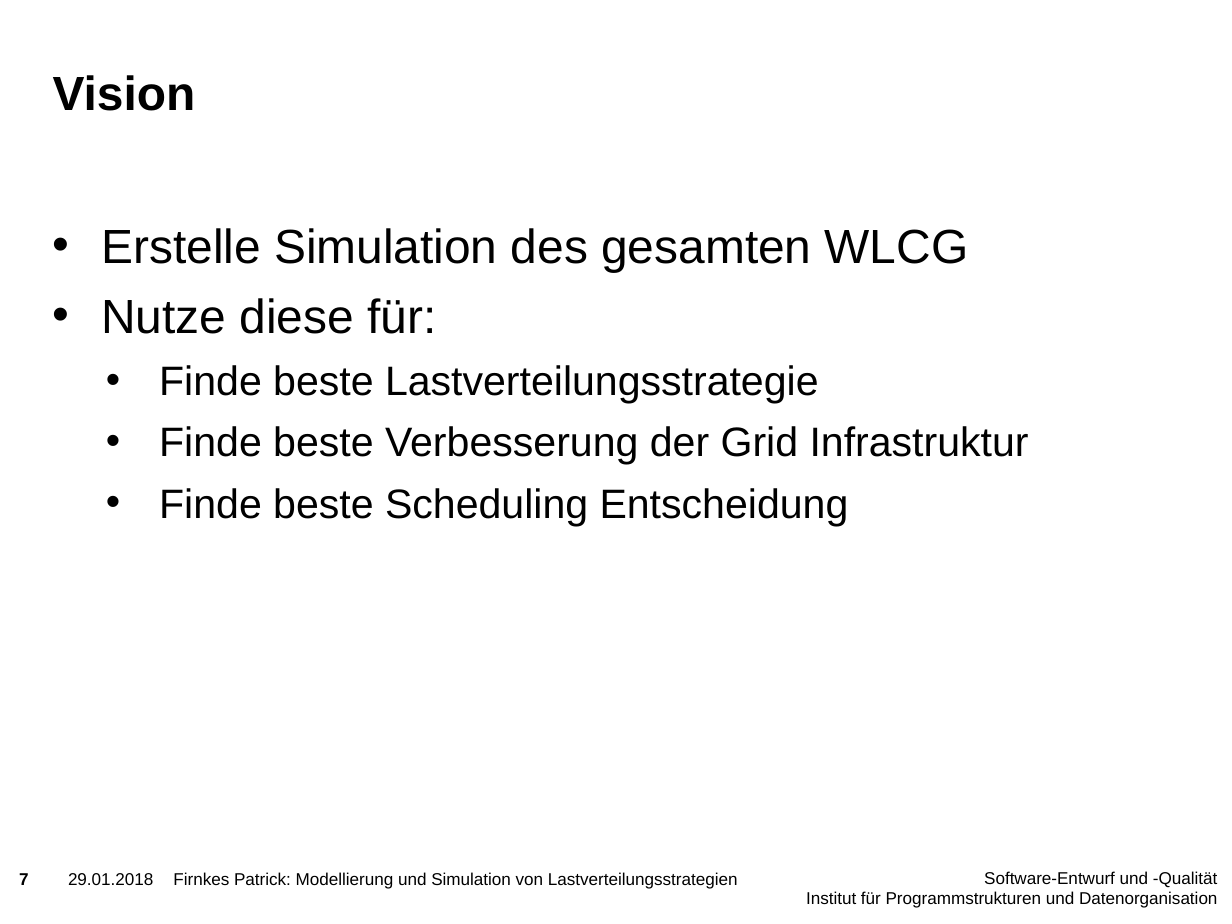
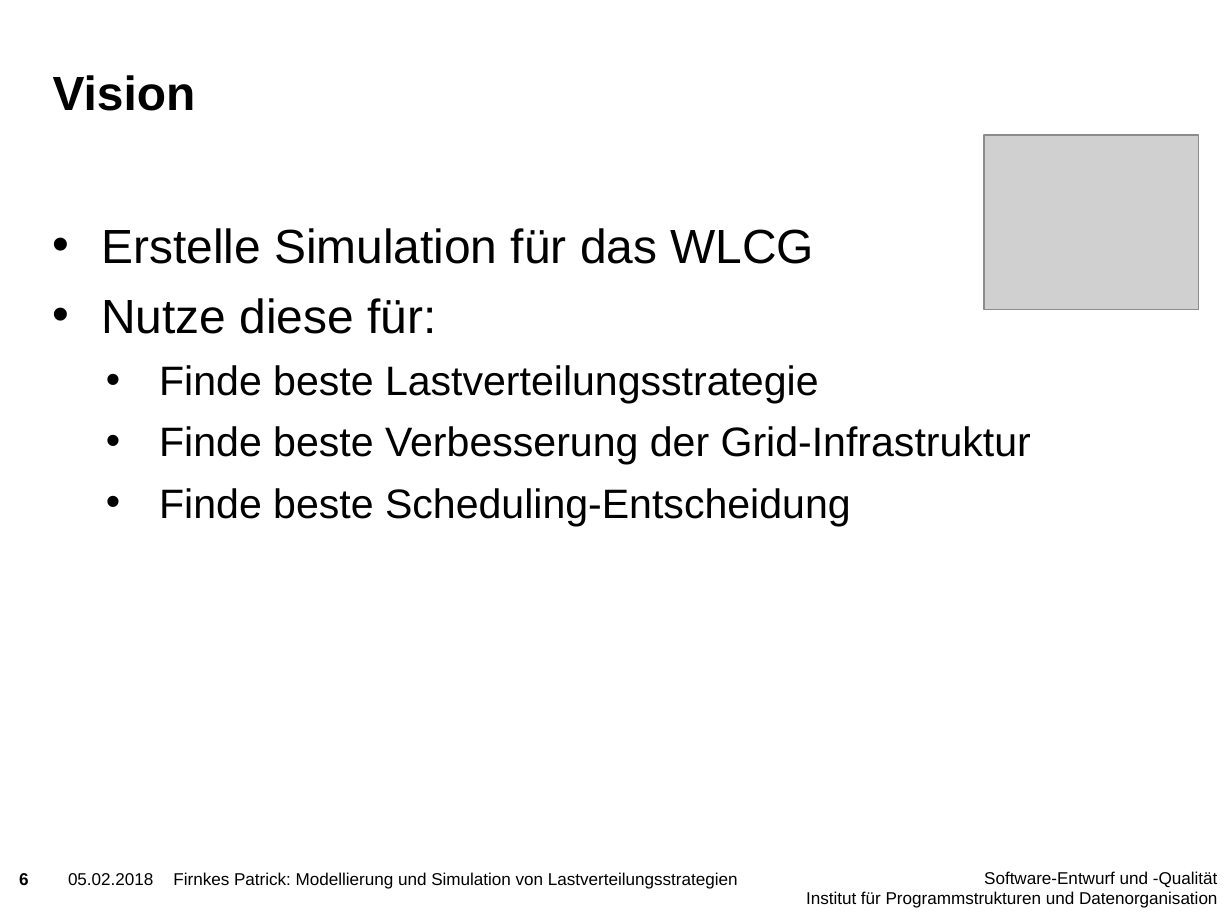
Before and after one commit to PatFirn/wlcg-loadbalancing, a slide deck: slide 6 of presentations/projekt-vorstellung.pptx (slide 7 before the commit). Drawn at 1232x924 pixels with LibreOffice and Linux fonts; fonts in the diff are those of the drawing; grey boxes stand for pictures; background and template pictures are left out. Boxes give left, top, right and bottom in pixels: in the first picture for what was removed or moved away, otherwise in the second. Text is boxed around its words. In the diff, an @@ line names an element or a change of style, - is before the commit and + after.

```diff
--- a/presentations/projekt-vorstellung.pptx
+++ b/presentations/projekt-vorstellung.pptx
@@ picture added at (984,136,1199,310) @@
@@ text at (101,228,814,264): text changed @@
-• Erstelle Simulation des gesamten WLCG
+• Erstelle Simulation für das WLCG
@@ text at (159,426,1031,526): text changed @@
-  • Finde beste Verbesserung der Grid Infrastruktur
-  • Finde beste Scheduling Entscheidung
+  • Finde beste Verbesserung der Grid-Infrastruktur
+  • Finde beste Scheduling-Entscheidung
@@ page number at (19,873,29,885): text changed @@
-7
+6
@@ text at (68,873,153,885): text changed @@
-29.01.2018
+05.02.2018
```
Also in this commit, not shown: 16 other slides changed, 2 slides added.
